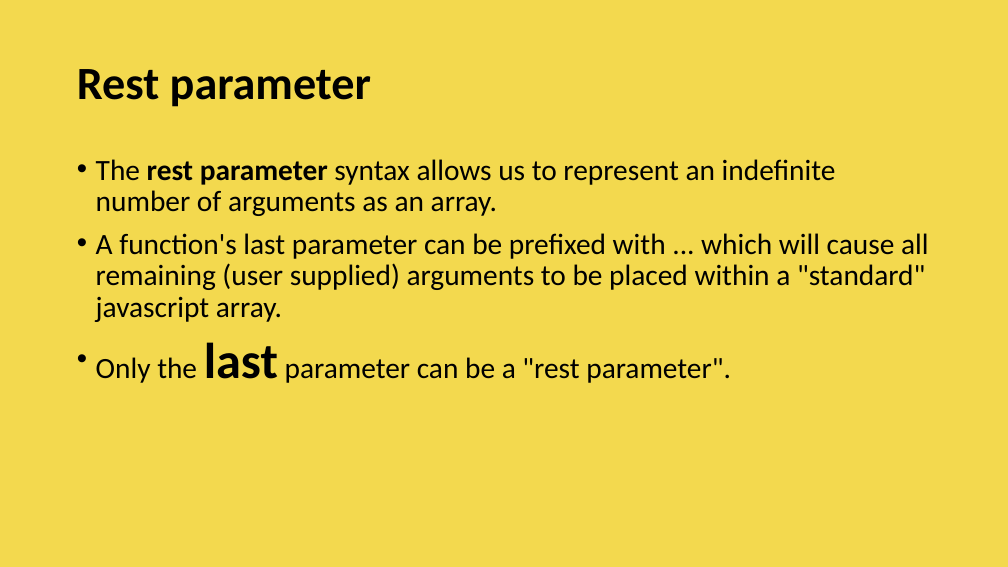
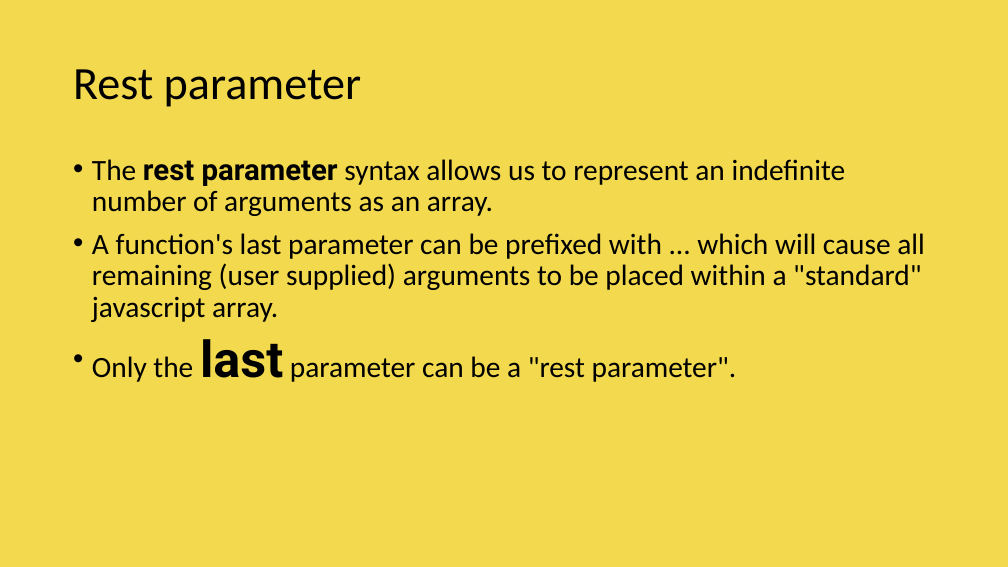
Before and after one commit to vishwanantha/javascript-101, a slide deck: slide 3 of ppt/003 - Spread Operator.pptx. Drawn at 1008x567 pixels with LibreOffice and Linux fonts; fonts in the diff are those of the drawing. Boxes give left, top, right and bottom in pixels: in the first picture for what was removed or moved away, otherwise in the second. Text is boxed around its words. In the diff, an @@ line names an element or a change of style, - is before the commit and + after.

```diff
--- a/ppt/003 - Spread Operator.pptx
+++ b/ppt/003 - Spread Operator.pptx
@@ title "Rest parameter" at [73, 69, 361, 107]: bold off @@
@@ text at [92, 159, 846, 382]: font Calibri to Roboto in "rest parameter", "last" @@
```
Also in this commit, not shown: 6 other slides changed, 4 slides added.
